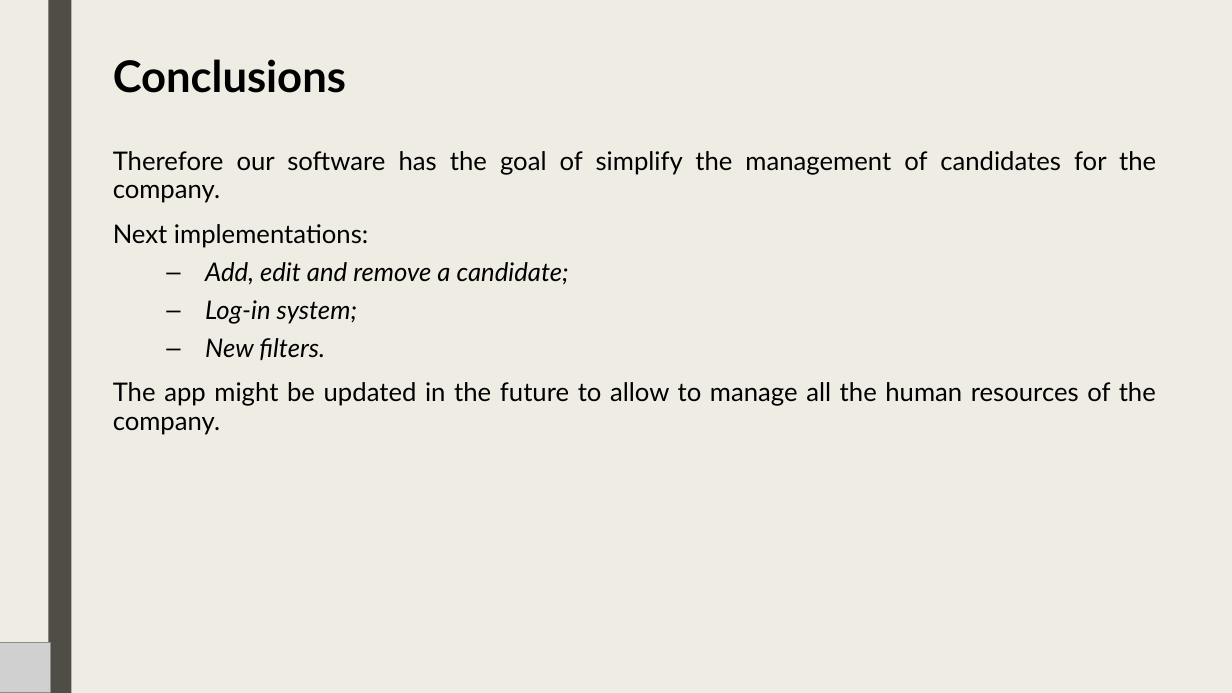
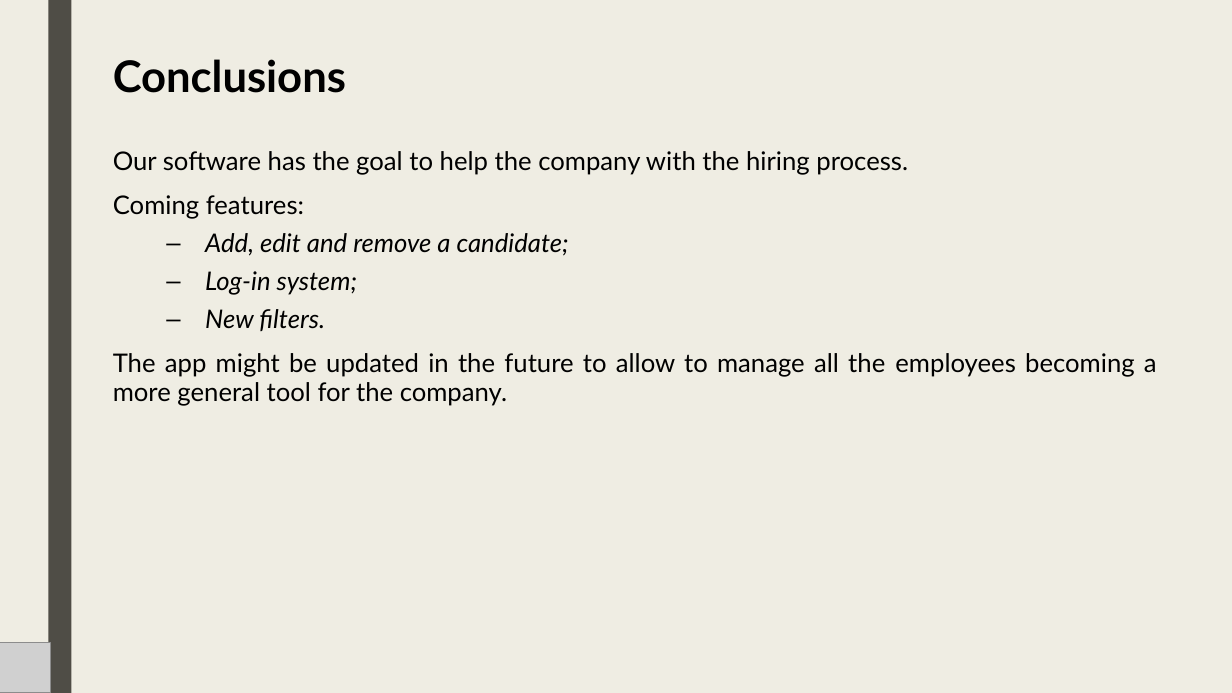
Before and after one commit to lt-scuolalavoro/suit, a slide deck: slide 11 of resources/EN - Suit Database.pptx. Drawn at 1232x693 pixels with LibreOffice and Linux fonts; fonts in the diff are those of the drawing; grey boxes stand for pictures. Boxes give left, top, right and bottom in pixels: in the first picture for what was removed or moved away, otherwise in the second. Text is boxed around its words. In the diff, an @@ line names an element or a change of style, - is before the commit and + after.

```diff
--- a/resources/EN - Suit Database.pptx
+++ b/resources/EN - Suit Database.pptx
@@ text at [113, 151, 908, 219]: text changed @@
-Therefore our software has the goal of simplify the management of candidates for the company.
-Next implementations:
+Our software has the goal to help the company with the hiring process.
+Coming features:
@@ text at [113, 353, 1157, 406]: text changed @@
-The app might be updated in the future to allow to manage all the human resources of the company.
+The app might be updated in the future to allow to manage all the employees becoming a more general tool for the company.
```
Also in this commit, not shown: 7 other slides changed, 1 other file.
